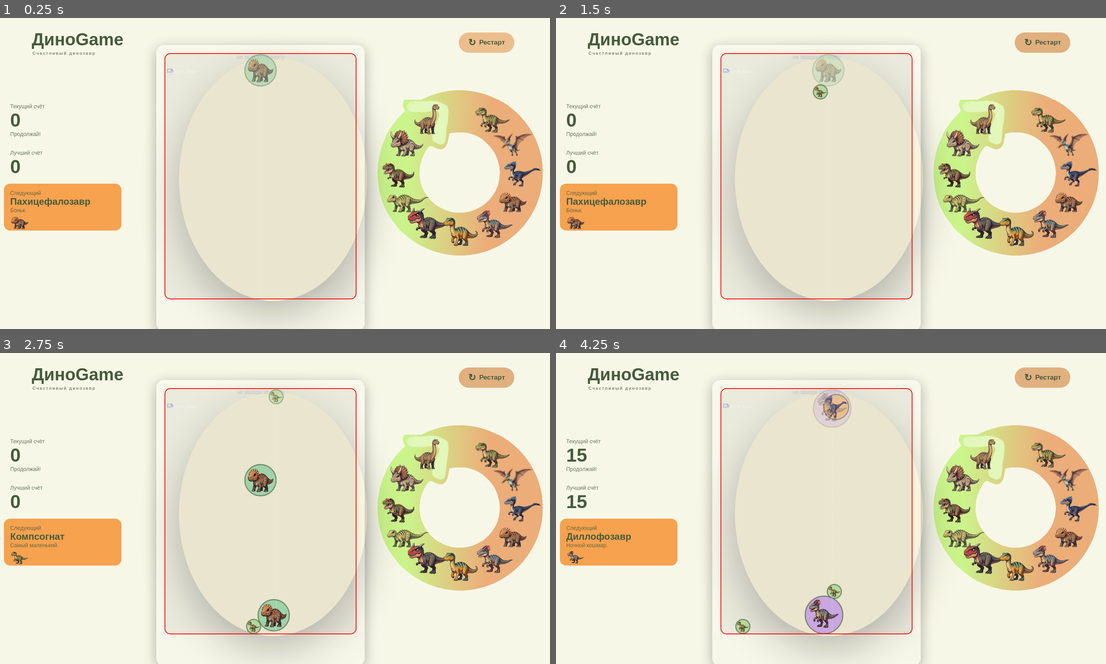
Above: before the commit, frames 1-4 (two rows, left to right).
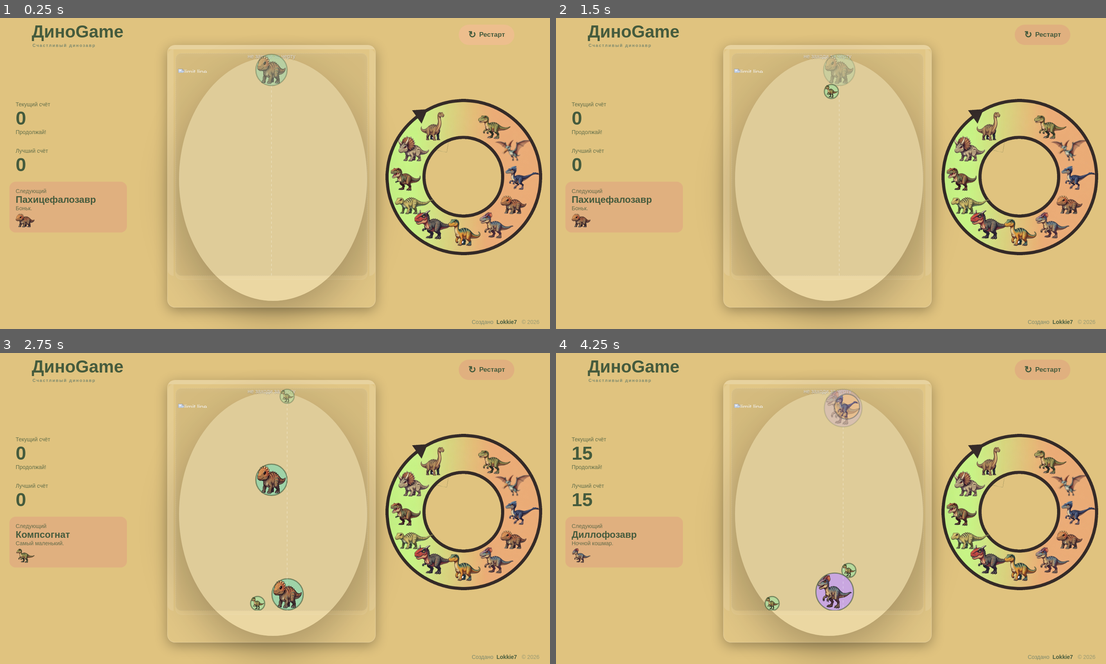
Above: after the commit, the same moments.

Repository: Lokkie7/Dino-suika-game
Game: browser game, page index.html
The game is run twice, just before and just after one commit, with the same random seed, the same clock (stepped at 60 frames per second) and the same inputs.
Inputs:
- Up to frame 1 (0.25 s): no input
- Up to frame 2 (1.5 s): click "↻ Рестарт" at 0.27 s; hold Right from 1.03 s (still down); tap Space at 1.1 s
- Up to frame 3 (2.75 s): release Right at 1.53 s; hold Left 1.58-2.15 s; tap Space at 1.6, 2.1, 2.6 s; hold Right from 2.2 s (still down)
- Up to frame 4 (4.25 s): release Right at 2.87 s; hold Left 2.92-3.35 s; tap Space at 3.1, 3.6, 4.1 s; hold Right 3.4-3.9 s; hold Left from 3.95 s (still down)

The runs differ from the first frame. In frame 1, 95% of the frame differs, in the area x 0-100%, y 0-100%; in frame 2, 95%; in frame 3, 95%; in frame 4, 95%.

Commit message:
шлифовка

Diff:
--- a/css/styles.css
+++ b/css/styles.css
@@ -9,7 +9,7 @@
 
 /* 2. Стили вашего игрового блока */
 .dino-game {
-    background-color: #f7f7e8;
+    background-color: #E0C37F;
     min-height: 100%; /* Занимает минимум весь экран */
     width: 100%;
     position: relative;
@@ -30,7 +30,7 @@
 
 .dino-game .header {
     position: absolute;
-    top: 40px;
+    top: 20px;
     left: 50%;
     transform: translateX(-50%); /* Центрируем весь хедер относительно игры */
     width: calc(100% - 128px); /* Ширина на всю игру минус боковые отступы (64*2) */
@@ -145,9 +145,9 @@
 
 .next-dino {
   width: 300px;              /* нужная ширина */
-  height: 120px;             /* нужная высота */
+  height: 130px;             /* нужная высота */
   box-sizing: border-box;    /* padding и border входят в 200×120 */
-  background-color: #f6a24f;
+  background-color: #e0b07f;
   border: 1px solid var(--light-green);
   overflow: hidden;          /* лишний текст не вылезает за рамки */
 }
@@ -211,7 +211,7 @@
     top: 10vh;
     bottom: 10vh;
     width: 500px;
-    height: 700px;
+    height: 640px;
     border-radius: 20px;
     overflow: hidden;
 
@@ -265,7 +265,7 @@
     top: 20px;
     left: 20px;
     right: 20px;
-    bottom: 90px;
+    bottom: 70px;
     pointer-events: none; /* Чтобы не мешал кликам по игре */
     border: 1px solid rgba(255, 255, 255, 0.1);
     border-radius: 15px;
@@ -317,4 +317,39 @@
     text-shadow: 0 1px 2px rgba(0,0,0,0.3);
 }
 
-.game-canvas-area { border: 2px solid red !important; }
+.game-clues {
+  width: 400px;
+  height: 400px;
+  margin-top: 25vh;
+  margin-bottom: 48px;
+  overflow: hidden;
+}
+
+.game-clues img {
+  display: block;
+  max-width: 100%;
+  max-height: 100%;
+  object-fit: contain;
+}
+
+.game-footer {
+  position: absolute;
+  right: 32px;
+  bottom: 30px;
+  display: flex;
+  align-items: center;
+  gap: 8px;
+  color: #7c896d;
+  font-family: "Nunito", sans-serif;
+  font-size: 14px;
+}
+
+.game-footer__name {
+  color: #455b3d;
+  font-weight: 700;
+}
+
+.game-footer__year {
+  margin-left: 4px;
+  opacity: 0.7;
+}
--- a/index.html
+++ b/index.html
@@ -74,9 +74,15 @@
     <section class="game-clues">
         <img src="images/clue.png" alt="Подсказка">
     </section>
+
+
 </main>
+<footer class="game-footer">
+  <span>Создано</span>
+  <span class="game-footer__name">Lokkie7</span>
+  <span class="game-footer__year">© 2026</span>
 
-<footer class="game-footer"></footer>
+</footer>
 <!-- Подключение JavaScript -->
     <script src="js/matter.min.js"></script>
     <script src="js/script.js"></script>
Binary file changed: images/clue.png
Binary file changed: images/dino1.png
Binary file changed: images/dino10.png
Binary file changed: images/dino11.png
Binary file changed: images/dino2.png
Binary file changed: images/dino3.png
Binary file changed: images/dino4.png
Binary file changed: images/dino5.png
Binary file changed: images/dino6.png
Binary file changed: images/dino7.png
Binary file changed: images/dino8.png
Binary file changed: images/dino9.png
